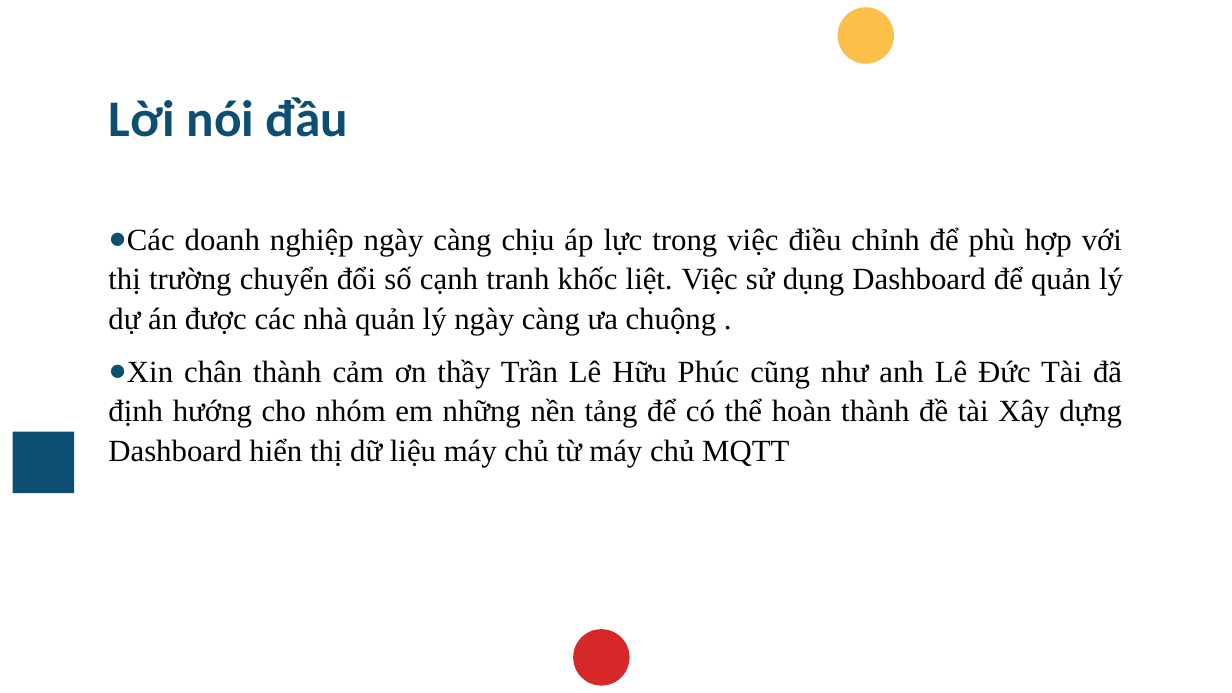
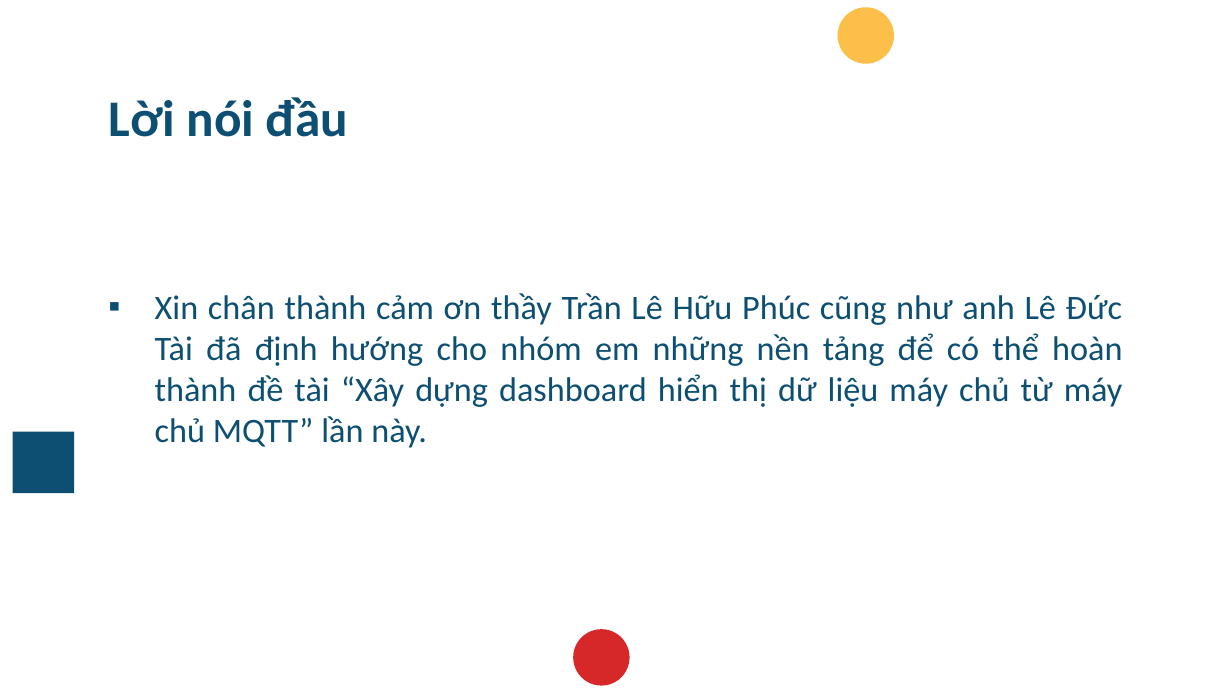
Before and after one commit to npackr/for-mqtt-dashboard, a slide deck: slide 2 of document/presentation.pptx. Drawn at 1232x693 pixels with LibreOffice and Linux fonts; fonts in the diff are those of the drawing. Boxes give left, top, right and bottom in pixels: in the first picture for what was removed or moved away, otherwise in the second. Text is boxed around its words. In the diff, an @@ line names an element or a change of style, - is before the commit and + after.

Commit message:
Update pptx

```diff
--- a/document/presentation.pptx
+++ b/document/presentation.pptx
@@ text at (155,293,1123,448): text changed; size 18 to 20 pt; font Times New Roman to Calibri; text colour #000000 to #0C4F72 @@
-● Các doanh nghiệp ngày càng chịu áp lực trong việc điều chỉnh để phù hợp với thị trường chuyển đổi số cạnh tranh khốc liệt. Việc sử dụng Dashboard để quản lý dự án được các nhà quản lý ngày càng ưa chuộng .
-● Xin chân thành cảm ơn thầy Trần Lê Hữu Phúc cũng như anh Lê Đức Tài đã định hướng cho nhóm em những nền tảng để có thể hoàn thành đề tài Xây dựng Dashboard hiển thị dữ liệu máy chủ từ máy chủ MQTT
+▪ Xin chân thành cảm ơn thầy Trần Lê Hữu Phúc cũng như anh Lê Đức Tài đã định hướng cho nhóm em những nền tảng để có thể hoàn thành đề tài “Xây dựng dashboard hiển thị dữ liệu máy chủ từ máy chủ MQTT” lần này.
```
Also in this commit, not shown: 10 other slides changed, 2 slides added, 2 slides removed.
